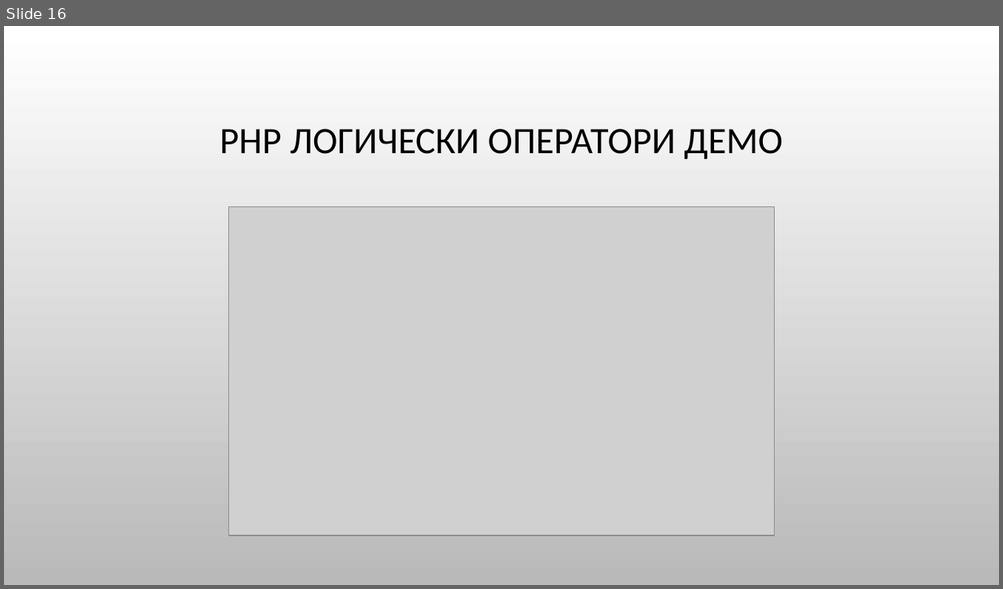
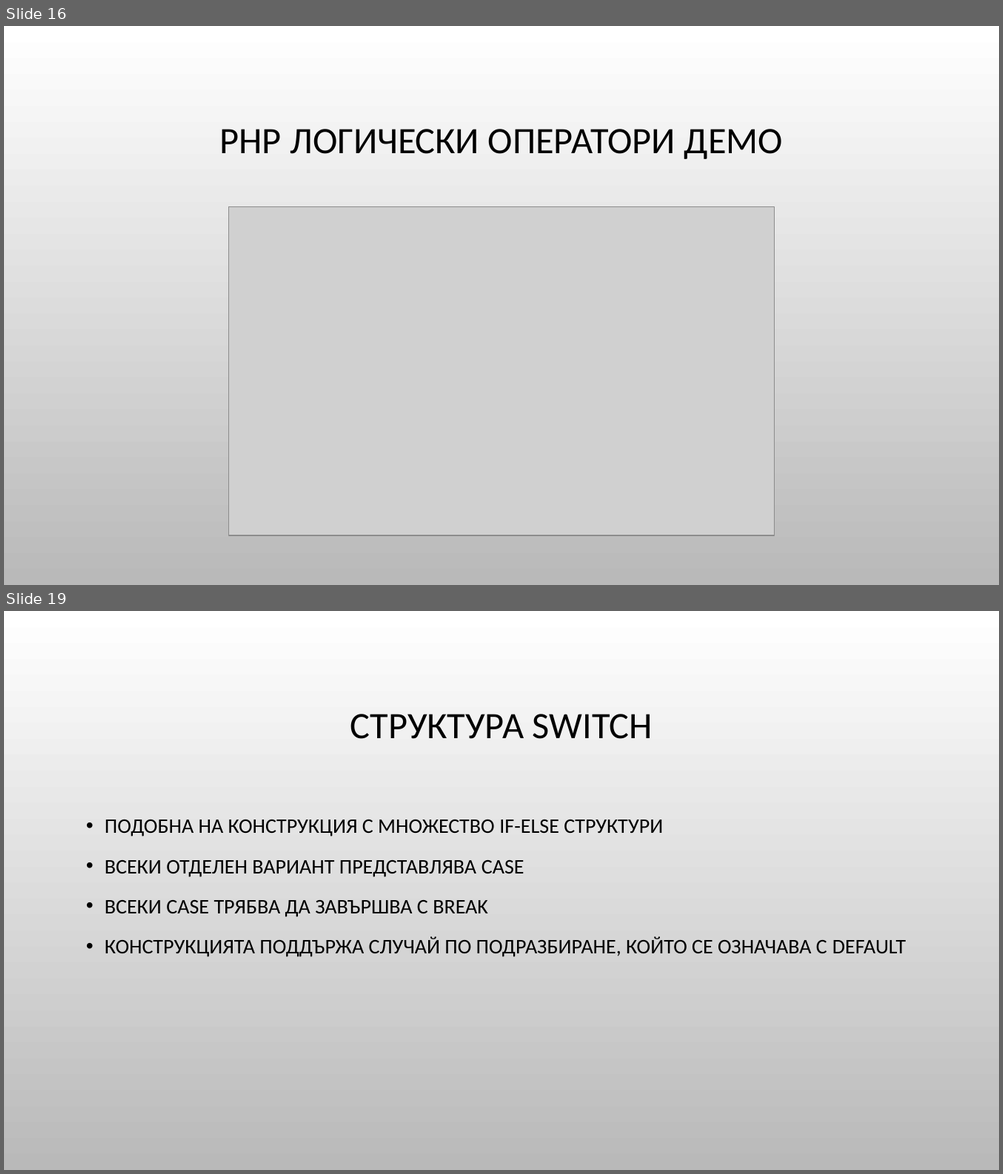
Before and after one commit to Bilyukov/php-mysql-course, a slide deck: 04.php-basics.pptx. Shown one above the other, each under a label of ours: slide 16 before the commit, slides 16 and 19 after it; the slides between them are not shown. The pictures are 1003x589 and 1003x1174 pixels, drawn with LibreOffice and Linux fonts; fonts in the diff are those of the drawing; grey boxes stand for pictures; background and template pictures are left out. Boxes give left, top, right and bottom in pixels: in the first picture for what was removed or moved away, otherwise in the second. Text is boxed around its words. In the diff, an @@ line names an element or a change of style, - is before the commit and + after.

```diff
--- a/04.php-basics.pptx
+++ b/04.php-basics.pptx
@@ slide 19 added at box(4, 611, 999, 1170), background picture (left out) @@
@@ title added at box(350, 714, 652, 739), 36 pt, text #000000 @@
+СТРУКТУРА SWITCH
@@ text added at box(105, 820, 905, 957), 20 pt, text #000000 @@
+• ПОДОБНА НА КОНСТРУКЦИЯ С МНОЖЕСТВО IF-ELSE СТРУКТУРИ
+• ВСЕКИ ОТДЕЛЕН ВАРИАНТ ПРЕДСТАВЛЯВА CASE
+• ВСЕКИ CASE ТРЯБВА ДА ЗАВЪРШВА С BREAK
+• КОНСТРУКЦИЯТА ПОДДЪРЖА СЛУЧАЙ ПО ПОДРАЗБИРАНЕ, КОЙТО СЕ ОЗНАЧАВА С DEFAULT
```
Also in this commit, not shown: 9 other slides added, 2 slides removed, 8 other files.
